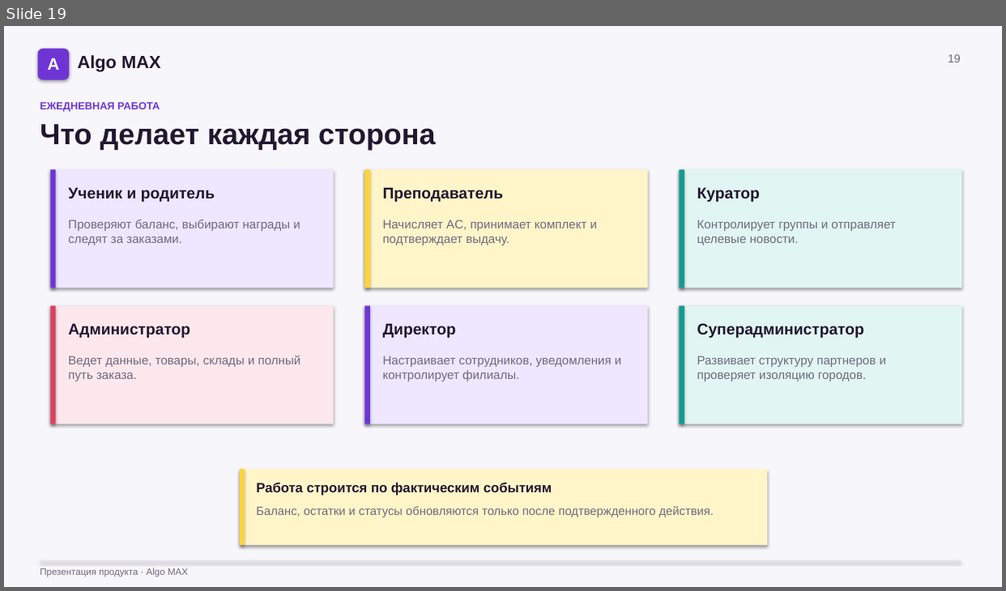
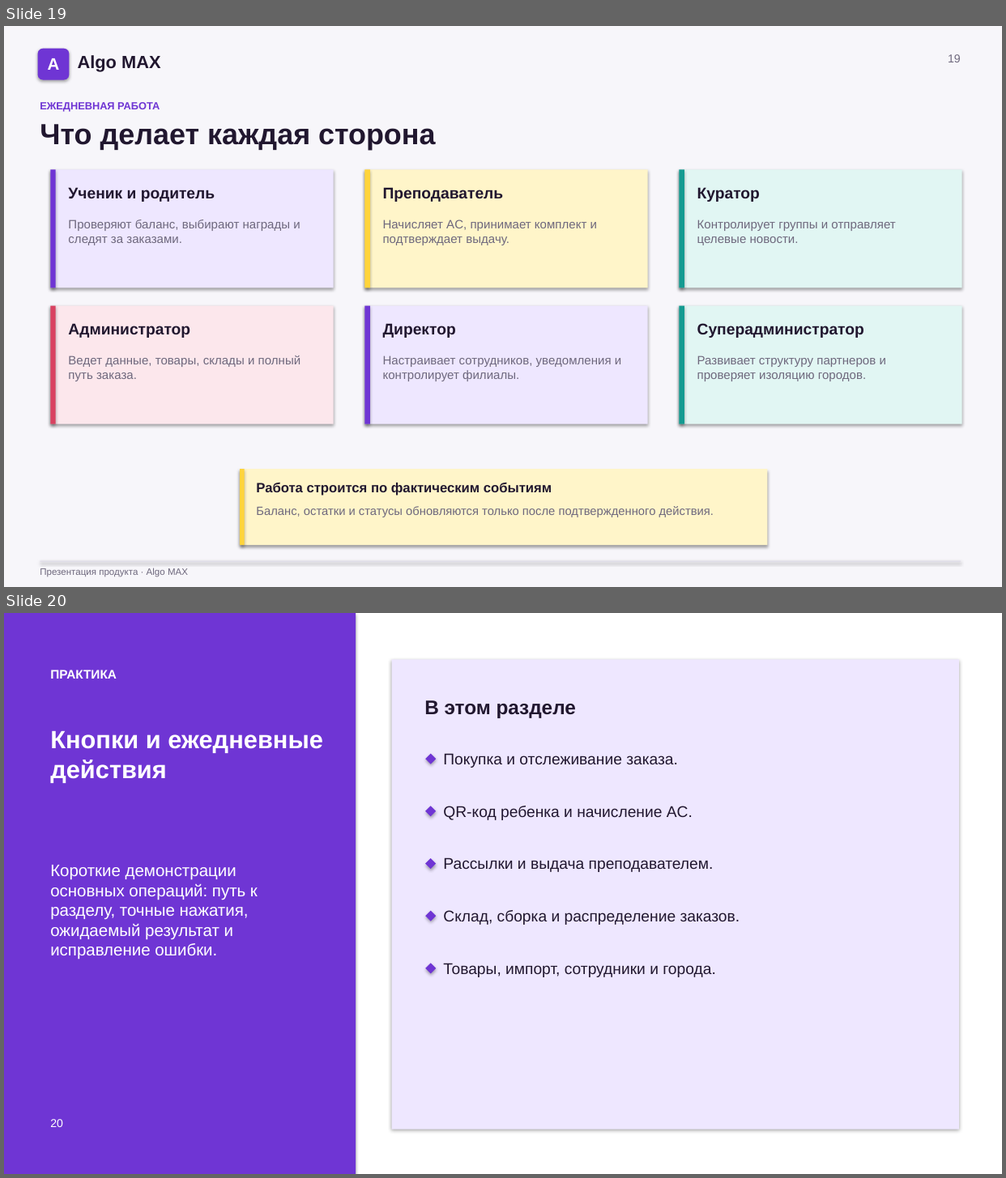
Before and after one commit to ImDoubleU/algo-bot-max, a slide deck: docs/Algo_MAX_Презентация_продукта.pptx. Shown one above the other, each under a label of ours: slide 19 before the commit, slides 19 and 20 after it. The pictures are 1006x591 and 1006x1178 pixels, drawn with LibreOffice and Linux fonts; fonts in the diff are those of the drawing. Boxes give left, top, right and bottom in pixels: in the first picture for what was removed or moved away, otherwise in the second. Text is boxed around its words. In the diff, an @@ line names an element or a change of style, - is before the commit and + after.

```diff
--- a/docs/Algo_MAX_Презентация_продукта.pptx
+++ b/docs/Algo_MAX_Презентация_продукта.pptx
@@ slide 20 added at bbox=[4, 613, 1002, 1174], background #FFFFFF @@
@@ rectangle added at bbox=[4, 613, 356, 1174], fill #6F35D4 @@
@@ rectangle added at bbox=[392, 659, 959, 1130], fill #EEE7FF @@
@@ text added at bbox=[50, 670, 117, 679], 12 pt, text #FFFFFF, bold @@
+ПРАКТИКА
@@ text added at bbox=[424, 700, 576, 718], 19 pt, text #21172F, bold @@
+В этом разделе
@@ text added at bbox=[50, 730, 323, 783], 24 pt, text #FFFFFF, bold @@
+Кнопки и ежедневные действия
@@ rectangle added at bbox=[425, 754, 436, 764], fill #6F35D4 @@
@@ text added at bbox=[443, 753, 678, 768], 15 pt, text #21172F @@
+Покупка и отслеживание заказа.
@@ rectangle added at bbox=[425, 806, 436, 816], fill #6F35D4 @@
@@ text added at bbox=[443, 806, 692, 820], 15 pt, text #21172F @@
+QR-код ребенка и начисление AC.
@@ text added at bbox=[50, 865, 258, 960], 16 pt, text #FFFFFF @@
+Короткие демонстрации основных операций: путь к разделу, точные нажатия, ожидаемый результат и исправление ошибки.
@@ rectangle added at bbox=[425, 858, 436, 869], fill #6F35D4 @@
@@ text added at bbox=[443, 858, 714, 872], 15 pt, text #21172F @@
+Рассылки и выдача преподавателем.
@@ rectangle added at bbox=[425, 911, 436, 922], fill #6F35D4 @@
@@ text added at bbox=[443, 910, 740, 925], 15 pt, text #21172F @@
+Склад, сборка и распределение заказов.
@@ rectangle added at bbox=[425, 963, 436, 974], fill #6F35D4 @@
@@ text added at bbox=[443, 963, 715, 977], 15 pt, text #21172F @@
+Товары, импорт, сотрудники и города.
@@ text added at bbox=[50, 1119, 63, 1127], 11 pt, text #FFFFFF @@
+20
```
Also in this commit, not shown: 2 slides changed, 15 other slides added, 12 other files.
